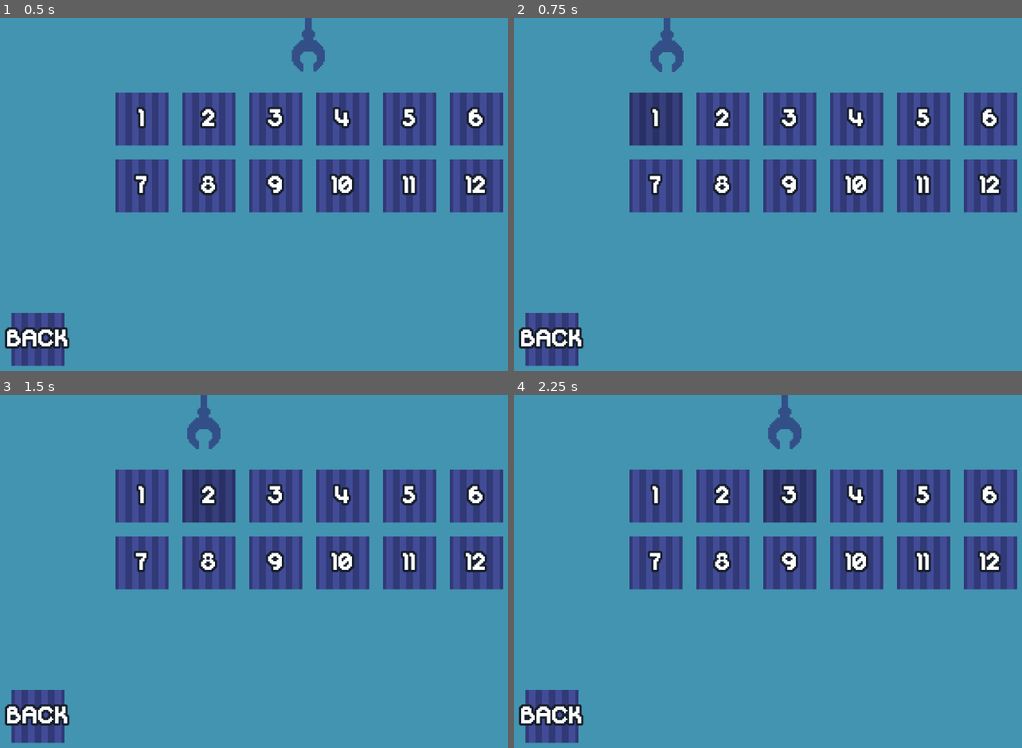
Above: before the commit, frames 1-4 (two rows, left to right).
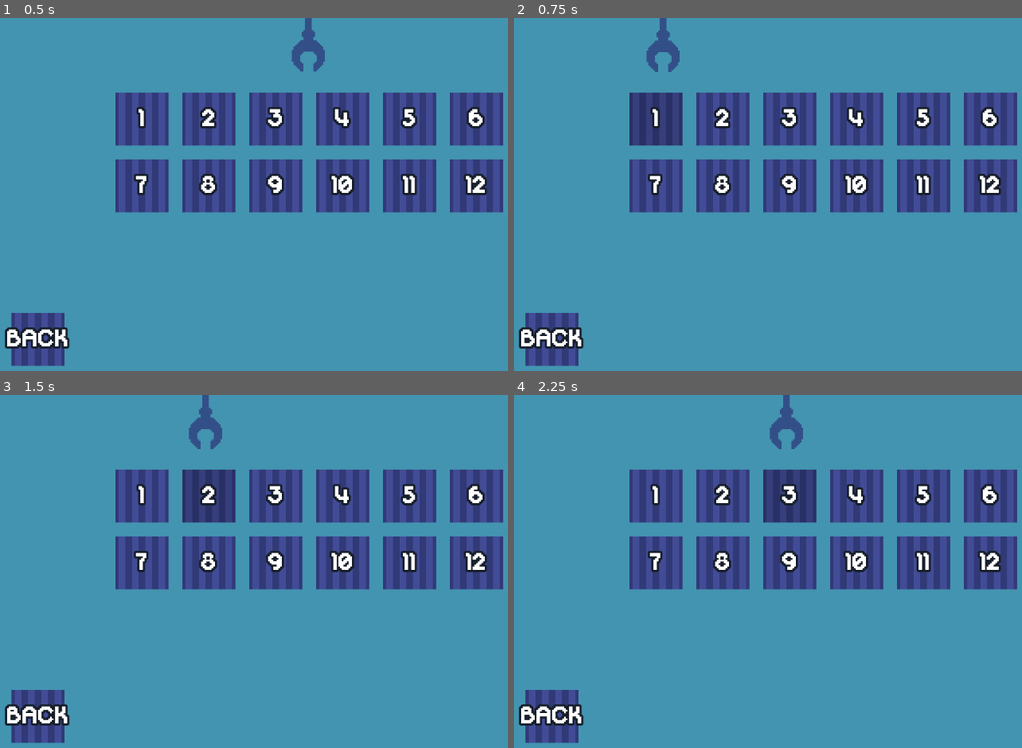
Above: after the commit, the same moments.

Repository: rafesholler/gmtk-2025
Game: Godot game, scene res://Menu/LevelSelect.tscn
Two runs of this game, one before a commit and one after it. Both use one fixed random seed, a clock stepped at 60 frames per second and the inputs below. This scene is started directly instead of the project's main scene.
Inputs:
- Up to frame 1 (0.5 s): no input
- Up to frame 2 (0.75 s): click "1" at 0.5 s
- Up to frame 3 (1.5 s): click "2" at 1.25 s
- Up to frame 4 (2.25 s): click "3" at 2 s

Frame 1 is identical in both runs. In frame 2, 0.3% of the frame differs, in the area x 26-34%, y 0-16%; in frame 3, 0.1%; in frame 4, 0.2%.

Commit message:
Settings Hooked Up

Diff:
--- a/Menu/LevelSelect.tscn
+++ b/Menu/LevelSelect.tscn
@@ -1,10 +1,7 @@
-[gd_scene load_steps=16 format=3 uid="uid://cmjn7myt53ais"]
+[gd_scene load_steps=11 format=3 uid="uid://cmjn7myt53ais"]
 
 [ext_resource type="Script" uid="uid://b00ejhufx6ybb" path="res://Menu/level_select.gd" id="1_3p8ty"]
-[ext_resource type="Script" uid="uid://b6y16fqrxn3rh" path="res://Menu/top_claw.gd" id="1_by5ib"]
-[ext_resource type="Texture2D" uid="uid://dmwl06vnjgxbp" path="res://Environment/Background/Wrench.png" id="2_2x7mo"]
-[ext_resource type="Texture2D" uid="uid://qg8k4k8ay7rt" path="res://Environment/Background/WrenchRope.png" id="3_2x7mo"]
-[ext_resource type="Texture2D" uid="uid://pdbh8v2kwj5" path="res://Environment/Background/WrenchClose.png" id="3_t45wp"]
+[ext_resource type="PackedScene" uid="uid://fxis6i33wlx3" path="res://UI/top_claw.tscn" id="2_61bti"]
 [ext_resource type="Texture2D" uid="uid://f8qqpsajiyp1" path="res://UI/LevelTex/Level.png" id="5_lkv0u"]
 [ext_resource type="Script" uid="uid://sdq55gajxy4p" path="res://Menu/grid.gd" id="5_r61nh"]
 [ext_resource type="FontFile" uid="uid://cxibkck3y8243" path="res://Fonts/DigitalDisco.ttf" id="6_1tiiv"]
@@ -13,28 +10,6 @@
 [ext_resource type="Script" uid="uid://dbd16iue3umje" path="res://Menu/levelSelector.gd" id="9_3p8ty"]
 [ext_resource type="Script" uid="uid://cp51vq4n3ye1j" path="res://Menu/back.gd" id="12_ngshm"]
 
-[sub_resource type="RectangleShape2D" id="RectangleShape2D_t45wp"]
-size = Vector2(108, 142)
-
-[sub_resource type="SpriteFrames" id="SpriteFrames_mn322"]
-animations = [{
-"frames": [{
-"duration": 1.0,
-"texture": ExtResource("3_t45wp")
-}],
-"loop": true,
-"name": &"close",
-"speed": 5.0
-}, {
-"frames": [{
-"duration": 1.0,
-"texture": ExtResource("2_2x7mo")
-}],
-"loop": true,
-"name": &"open",
-"speed": 5.0
-}]
-
 [sub_resource type="LabelSettings" id="LabelSettings_fwg7u"]
 font = ExtResource("6_1tiiv")
 font_size = 50
@@ -53,6 +28,7 @@
 offset_bottom = 40.0
 
 [node name="ColorRect" type="ColorRect" parent="CanvasLayer/BG"]
+layout_mode = 0
 offset_right = 1152.0
 offset_bottom = 648.0
 color = Color(0.262745, 0.580392, 0.690196, 1)
@@ -63,30 +39,8 @@
 offset_right = 40.0
 offset_bottom = 40.0
 
-[node name="TopClaw" type="CharacterBody2D" parent="CanvasLayer/Claw"]
+[node name="TopClaw" parent="CanvasLayer/Claw" instance=ExtResource("2_61bti")]
 position = Vector2(41, 80)
-script = ExtResource("1_by5ib")
-
-[node name="Shape" type="CollisionShape2D" parent="CanvasLayer/Claw/TopClaw"]
-position = Vector2(-1, -67)
-shape = SubResource("RectangleShape2D_t45wp")
-
-[node name="Rope" type="TextureRect" parent="CanvasLayer/Claw/TopClaw"]
-modulate = Color(0.2, 0.309804, 0.533333, 1)
-offset_left = -48.0
-offset_top = -919.0
-offset_right = -16.0
-offset_bottom = -663.0
-scale = Vector2(3, 3)
-texture = ExtResource("3_2x7mo")
-
-[node name="Sprite" type="AnimatedSprite2D" parent="CanvasLayer/Claw/TopClaw"]
-modulate = Color(0.2, 0.309804, 0.533333, 1)
-position = Vector2(0, -58)
-scale = Vector2(3, 3)
-sprite_frames = SubResource("SpriteFrames_mn322")
-animation = &"open"
-autoplay = "open"
 
 [node name="Grid" type="GridContainer" parent="CanvasLayer"]
 anchors_preset = 5
--- a/Menu/Settings/settings.gd
+++ b/Menu/Settings/settings.gd
@@ -1,15 +1,15 @@
 extends Node2D
 
-func _process(delta: float) -> void:
-	print(WorldManager.master_volume)
+func _ready() -> void:
+	WorldManager.loaded_room.emit()
+	WorldManager.connect("load_next_room", Callable(self,"_on_next_room"));
 
 func _on_back_button_pressed() -> void:
-	# Go back to menu
-	pass # Replace with function body.
+	WorldManager.current_room = "res://Menu/Title.tscn"
+	WorldManager.next_room.emit()
 
 
 func _on_master_slider_value_changed(value: float) -> void:
-	print(value)
 	WorldManager.master_volume = value
 
 
@@ -19,3 +19,6 @@
 
 func _on_sound_slider_value_changed(value: float) -> void:
 	WorldManager.sound_volume = value
+
+func _on_next_room():
+	queue_free()
--- a/Menu/Settings/settings.tscn
+++ b/Menu/Settings/settings.tscn
@@ -1,8 +1,12 @@
-[gd_scene load_steps=9 format=3 uid="uid://t3m6i6hf57du"]
+[gd_scene load_steps=16 format=3 uid="uid://t3m6i6hf57du"]
 
 [ext_resource type="Texture2D" uid="uid://cejte58omgssg" path="res://UI/Loops/dot.png" id="1_6kdxl"]
 [ext_resource type="FontFile" uid="uid://cxibkck3y8243" path="res://Fonts/DigitalDisco.ttf" id="1_r402l"]
 [ext_resource type="Script" uid="uid://j5qabp8fw156" path="res://Menu/Settings/settings.gd" id="1_ycrrg"]
+[ext_resource type="PackedScene" uid="uid://fxis6i33wlx3" path="res://UI/top_claw.tscn" id="2_oeae7"]
+[ext_resource type="Texture2D" uid="uid://cnkkqber3c0l7" path="res://Objects/Box/box.png" id="4_k17fj"]
+[ext_resource type="Texture2D" uid="uid://dxeeysjtyvdsq" path="res://Objects/Box/steelbox.png" id="6_nb4uy"]
+[ext_resource type="Texture2D" uid="uid://bvnfsr06vuqhx" path="res://Objects/Box/sliderCrate.png" id="7_oeae7"]
 
 [sub_resource type="StyleBoxFlat" id="StyleBoxFlat_r402l"]
 bg_color = Color(0.177782, 0.486903, 0.682989, 1)
@@ -14,6 +18,30 @@
 [sub_resource type="StyleBoxEmpty" id="StyleBoxEmpty_k17fj"]
 
 [sub_resource type="StyleBoxEmpty" id="StyleBoxEmpty_fd4a2"]
+
+[sub_resource type="StyleBoxFlat" id="StyleBoxFlat_nb4uy"]
+bg_color = Color(0.196078, 0.223529, 0.466667, 1)
+border_width_left = 16
+border_width_top = 16
+border_width_right = 16
+border_width_bottom = 16
+border_color = Color(0.192157, 0.223529, 0.466667, 1)
+
+[sub_resource type="StyleBoxFlat" id="StyleBoxFlat_oeae7"]
+bg_color = Color(0.196078, 0.223529, 0.466667, 1)
+border_width_left = 16
+border_width_top = 16
+border_width_right = 16
+border_width_bottom = 16
+border_color = Color(0.196078, 0.223529, 0.466667, 1)
+
+[sub_resource type="StyleBoxFlat" id="StyleBoxFlat_kfkkl"]
+bg_color = Color(0.196078, 0.223529, 0.466667, 1)
+border_width_left = 16
+border_width_top = 16
+border_width_right = 16
+border_width_bottom = 16
+border_color = Color(0.196078, 0.223529, 0.466667, 1)
 
 [node name="Settings" type="Node2D"]
 script = ExtResource("1_ycrrg")
@@ -36,6 +64,9 @@
 grow_horizontal = 2
 grow_vertical = 2
 theme_override_styles/panel = SubResource("StyleBoxFlat_r402l")
+
+[node name="TopClaw" parent="CanvasLayer/Control/Panel" instance=ExtResource("2_oeae7")]
+position = Vector2(72, 91)
 
 [node name="BackButton" type="Button" parent="CanvasLayer/Control/Panel"]
 layout_mode = 1
@@ -96,6 +127,10 @@
 [node name="MasterSlider" type="HSlider" parent="CanvasLayer/Control/Panel/Audio/MasterVolume"]
 layout_mode = 2
 size_flags_vertical = 4
+theme_override_icons/grabber = ExtResource("4_k17fj")
+theme_override_icons/grabber_highlight = ExtResource("4_k17fj")
+theme_override_icons/grabber_disabled = ExtResource("4_k17fj")
+theme_override_styles/slider = SubResource("StyleBoxFlat_nb4uy")
 min_value = -50.0
 max_value = 0.0
 step = -1.0
@@ -122,6 +157,10 @@
 [node name="MusicSlider" type="HSlider" parent="CanvasLayer/Control/Panel/Audio/MusicVolume"]
 layout_mode = 2
 size_flags_vertical = 4
+theme_override_icons/grabber = ExtResource("6_nb4uy")
+theme_override_icons/grabber_highlight = ExtResource("6_nb4uy")
+theme_override_icons/grabber_disabled = ExtResource("6_nb4uy")
+theme_override_styles/slider = SubResource("StyleBoxFlat_oeae7")
 min_value = -50.0
 max_value = 0.0
 step = -1.0
@@ -148,6 +187,10 @@
 [node name="SoundSlider" type="HSlider" parent="CanvasLayer/Control/Panel/Audio/SoundVolume"]
 layout_mode = 2
 size_flags_vertical = 4
+theme_override_icons/grabber = ExtResource("7_oeae7")
+theme_override_icons/grabber_highlight = ExtResource("7_oeae7")
+theme_override_icons/grabber_disabled = ExtResource("7_oeae7")
+theme_override_styles/slider = SubResource("StyleBoxFlat_kfkkl")
 min_value = -50.0
 max_value = 0.0
 step = -1.0
--- a/Menu/Title.tscn
+++ b/Menu/Title.tscn
@@ -231,3 +231,4 @@
 
 [connection signal="pressed" from="CanvasLayer/Menu/NewGame" to="CanvasLayer/Menu" method="_on_new_game_pressed"]
 [connection signal="pressed" from="CanvasLayer/Menu/LevelSelect" to="CanvasLayer/Menu" method="_on_level_select_pressed"]
+[connection signal="pressed" from="CanvasLayer/Menu/Settings" to="CanvasLayer/Menu" method="_on_settings_pressed"]
--- a/Menu/menu.gd
+++ b/Menu/menu.gd
@@ -2,9 +2,14 @@
 
 signal newGame
 signal levelSelect
+signal settings
 
 func _on_new_game_pressed() -> void:
 	newGame.emit()
 
 func _on_level_select_pressed() -> void:
 	levelSelect.emit()
+
+
+func _on_settings_pressed() -> void:
+	settings.emit()
--- a/Menu/title.gd
+++ b/Menu/title.gd
@@ -7,6 +7,7 @@
 	WorldManager.connect("load_next_room", Callable(self,"_on_next_room"));
 	$CanvasLayer/Menu.connect("newGame", Callable(self,"_on_new_game"));
 	$CanvasLayer/Menu.connect("levelSelect", Callable(self,"_on_level_select"));
+	$CanvasLayer/Menu.connect("settings", Callable(self,"_on_settings"));
 
 func _on_new_game():
 	WorldManager.current_room = WorldManager.rooms[0]
@@ -16,5 +17,9 @@
 	WorldManager.current_room = "res://Menu/LevelSelect.tscn"
 	WorldManager.next_room.emit()
 
+func _on_settings():
+	WorldManager.current_room = "res://Menu/Settings/settings.tscn"
+	WorldManager.next_room.emit()
+
 func _on_next_room():
 	queue_free()
--- a/Menu/top_claw.gd
+++ b/Menu/top_claw.gd
@@ -2,19 +2,15 @@
 
 var target_position
 var start = 80.0
-var dropping = false
 
 func _physics_process(delta: float) -> void:
 	target_position = get_global_mouse_position()
-	if !dropping:
-		position.x = lerp(position.x, target_position.x, .2)
+	position.x = lerp(position.x, target_position.x, .2)
 	if Input.is_action_pressed("fire"):
-		dropping = true
 		position.y = lerp(position.y, target_position.y, .2)
 		$Sprite.play("close")
 	else:
 		position.y = lerp(position.y, start, .3)
-		dropping = false
 		$Sprite.play("open")
 
 	move_and_slide()
--- a/UI/Loops/loops.gd
+++ b/UI/Loops/loops.gd
@@ -50,5 +50,7 @@
 		visible=false
 	elif WorldManager.current_room == "res://Menu/LevelSelect.tscn":
 		visible=false
+	elif WorldManager.current_room == "res://Menu/Settings/settings.tscn":
+		visible=false
 	else:
 		visible=true
--- /dev/null
+++ b/UI/top_claw.tscn
@@ -0,0 +1,52 @@
+[gd_scene load_steps=7 format=3 uid="uid://fxis6i33wlx3"]
+
+[ext_resource type="Script" uid="uid://b6y16fqrxn3rh" path="res://Menu/top_claw.gd" id="1_qnbwe"]
+[ext_resource type="Texture2D" uid="uid://qg8k4k8ay7rt" path="res://Environment/Background/WrenchRope.png" id="2_7geou"]
+[ext_resource type="Texture2D" uid="uid://pdbh8v2kwj5" path="res://Environment/Background/WrenchClose.png" id="3_igdhj"]
+[ext_resource type="Texture2D" uid="uid://dmwl06vnjgxbp" path="res://Environment/Background/Wrench.png" id="4_bbtjq"]
+
+[sub_resource type="RectangleShape2D" id="RectangleShape2D_t45wp"]
+size = Vector2(108, 142)
+
+[sub_resource type="SpriteFrames" id="SpriteFrames_mn322"]
+animations = [{
+"frames": [{
+"duration": 1.0,
+"texture": ExtResource("3_igdhj")
+}],
+"loop": true,
+"name": &"close",
+"speed": 5.0
+}, {
+"frames": [{
+"duration": 1.0,
+"texture": ExtResource("4_bbtjq")
+}],
+"loop": true,
+"name": &"open",
+"speed": 5.0
+}]
+
+[node name="TopClaw" type="CharacterBody2D"]
+script = ExtResource("1_qnbwe")
+
+[node name="Shape" type="CollisionShape2D" parent="."]
+position = Vector2(-1, -67)
+shape = SubResource("RectangleShape2D_t45wp")
+
+[node name="Rope" type="TextureRect" parent="."]
+modulate = Color(0.2, 0.309804, 0.533333, 1)
+offset_left = -48.0
+offset_top = -919.0
+offset_right = -16.0
+offset_bottom = -663.0
+scale = Vector2(3, 3)
+texture = ExtResource("2_7geou")
+
+[node name="Sprite" type="AnimatedSprite2D" parent="."]
+modulate = Color(0.2, 0.309804, 0.533333, 1)
+position = Vector2(0, -58)
+scale = Vector2(3, 3)
+sprite_frames = SubResource("SpriteFrames_mn322")
+animation = &"open"
+autoplay = "open"
Binary file added: Objects/Box/sliderCrate.png
Not shown, added: Objects/Box/sliderCrate.png.import
Not shown: 1 places in default_bus_layout.tres that only renumber resources
